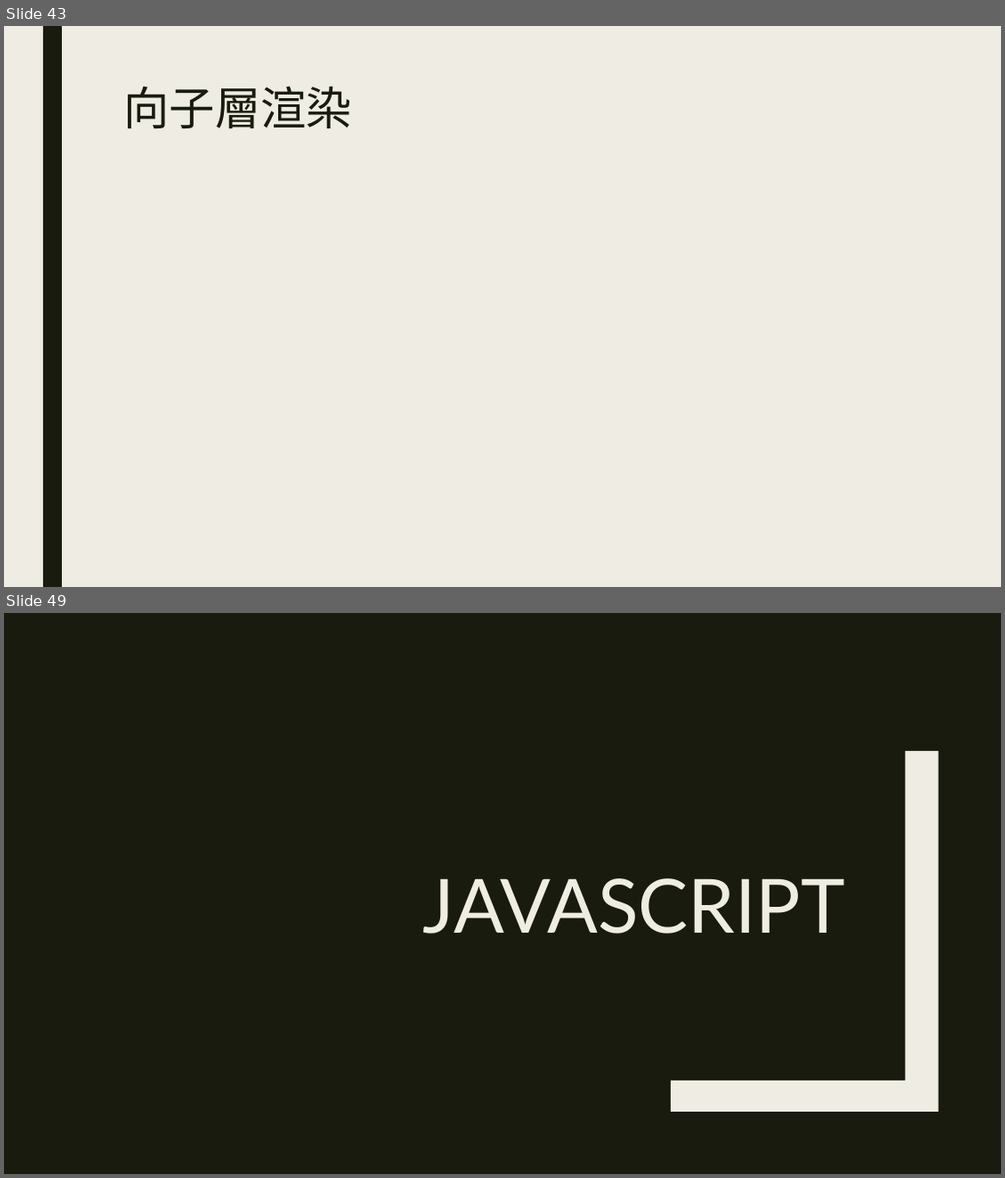
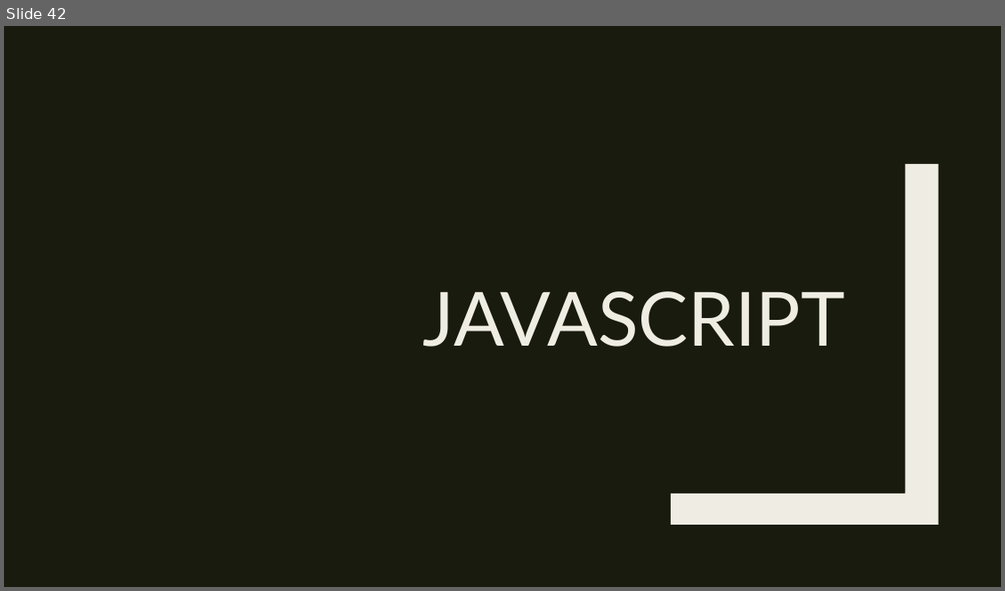
Before and after one commit to Alicexdcw/FrontEndTutorial, a slide deck: HTML & CSS & Javascript - starbuck.pptx. Shown one above the other, each under a label of ours: slides 43 and 49 before the commit, slide 42 after it; the slides between them are not shown. The pictures are 1005x1178 and 1005x591 pixels, drawn with LibreOffice and Linux fonts; fonts in the diff are those of the drawing. Boxes give left, top, right and bottom in pixels: in the first picture for what was removed or moved away, otherwise in the second. Text is boxed around its words. In the diff, an @@ line names an element or a change of style, - is before the commit and + after.

```diff
--- a/HTML & CSS & Javascript - starbuck.pptx
+++ b/HTML & CSS & Javascript - starbuck.pptx
@@ slide 43 removed at [4, 26, 1001, 587], background #EFEDE3 @@
@@ rectangle removed at [43, 26, 62, 587] @@
@@ title removed at [123, 86, 352, 128] @@
-向子層渲染
@@ what was slide 49 is now slide 42 @@
```
Also in this commit, not shown: 4 slides changed, 19 slides added, 23 other slides removed, 11 other files.
